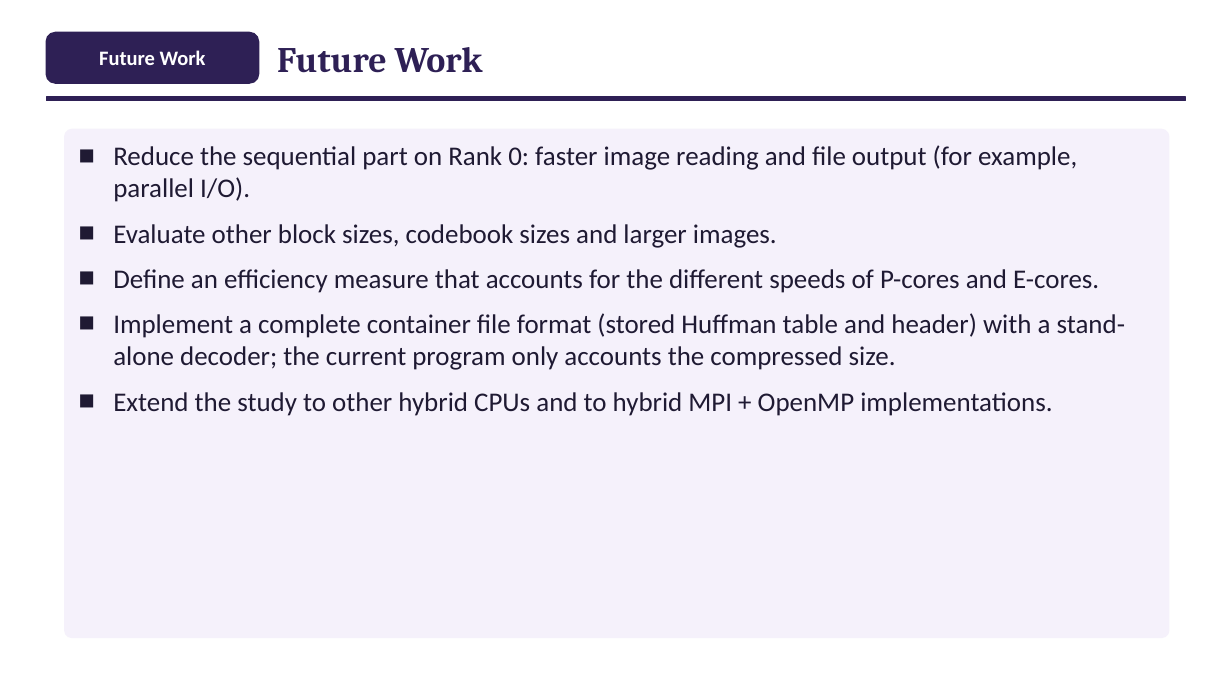
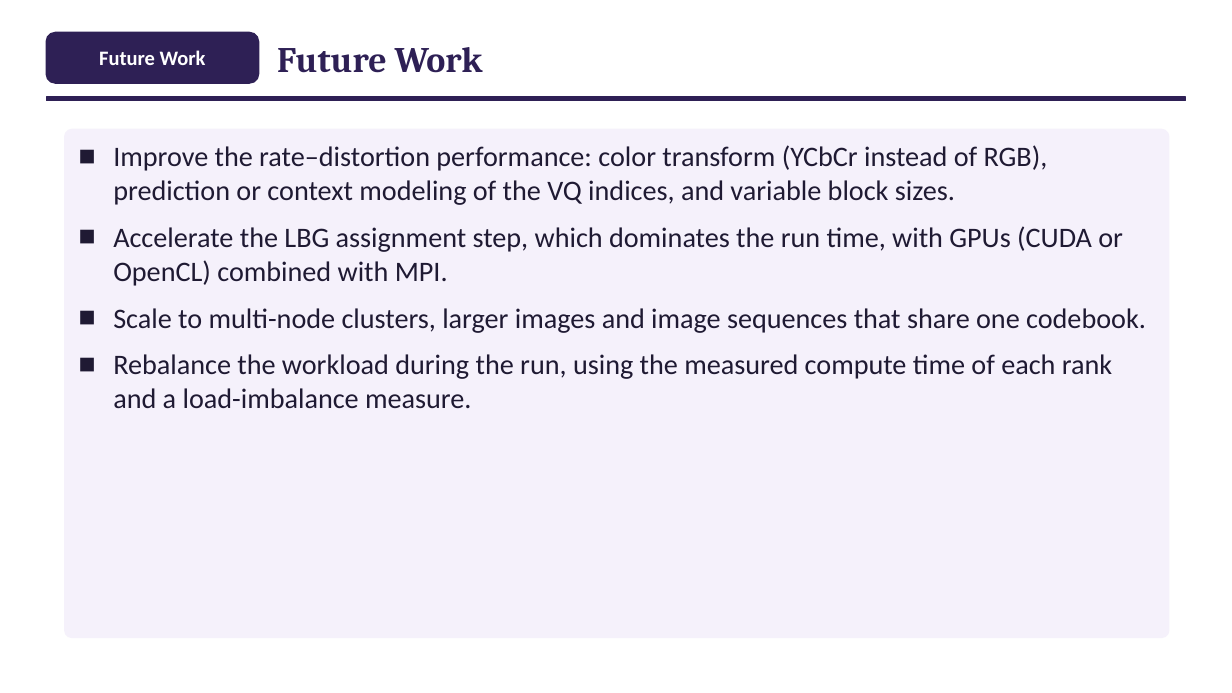
Before and after one commit to ibtihal-cpu/mihk, a slide deck: slide 32 of results/seminar/figs/Seminar_Ibtihal_FINAL.pptx. Drawn at 1232x693 pixels with LibreOffice and Linux fonts; fonts in the diff are those of the drawing. Boxes give left, top, right and bottom in pixels: in the first picture for what was removed or moved away, otherwise in the second. Text is boxed around its words. In the diff, an @@ line names an element or a change of style, - is before the commit and + after.

```diff
--- a/results/seminar/figs/Seminar_Ibtihal_FINAL.pptx
+++ b/results/seminar/figs/Seminar_Ibtihal_FINAL.pptx
@@ text at (113, 145, 1146, 408): text changed; size 21 to 22 pt @@
-■ Reduce the sequential part on Rank 0: faster image reading and file output (for example, parallel I/O).
-■ Evaluate other block sizes, codebook sizes and larger images.
-■ Define an efficiency measure that accounts for the different speeds of P-cores and E-cores.
-■ Implement a complete container file format (stored Huffman table and header) with a stand-alone decoder; the current program only accounts the compressed size.
-■ Extend the study to other hybrid CPUs and to hybrid MPI + OpenMP implementations.
+■ Improve the rate–distortion performance: color transform (YCbCr instead of RGB), prediction or context modeling of the VQ indices, and variable block sizes.
+■ Accelerate the LBG assignment step, which dominates the run time, with GPUs (CUDA or OpenCL) combined with MPI.
+■ Scale to multi-node clusters, larger images and image sequences that share one codebook.
+■ Rebalance the workload during the run, using the measured compute time of each rank and a load-imbalance measure.
```
Also in this commit, not shown: 2 other files.
